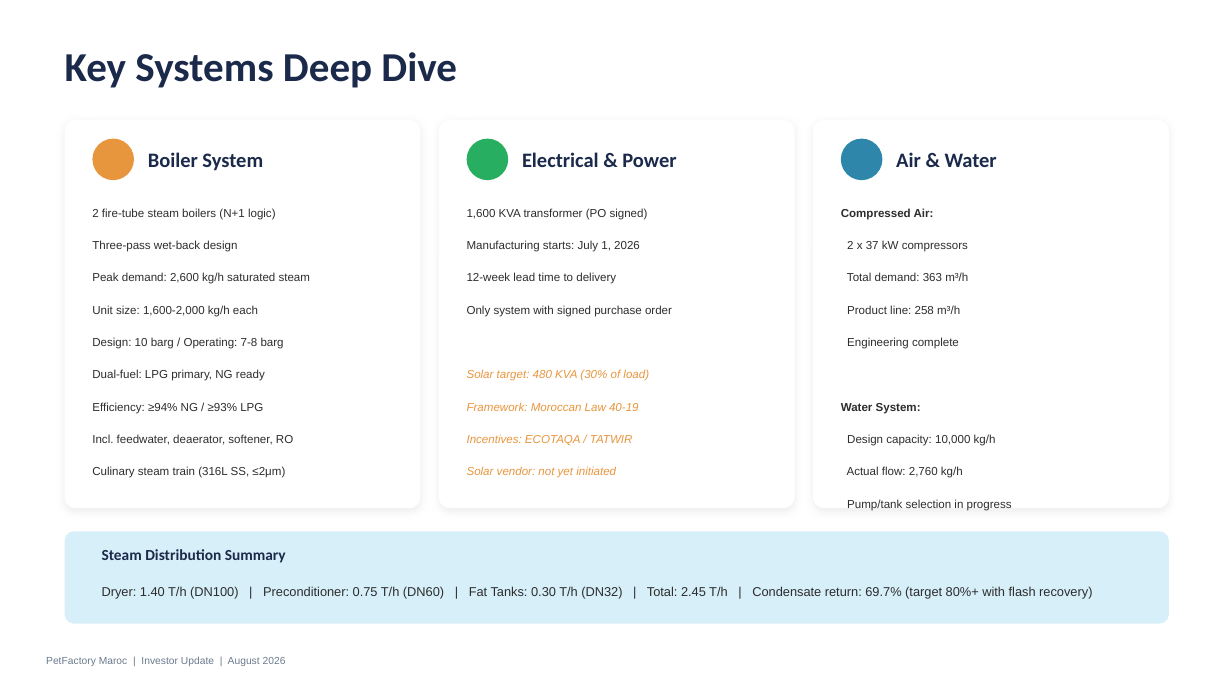
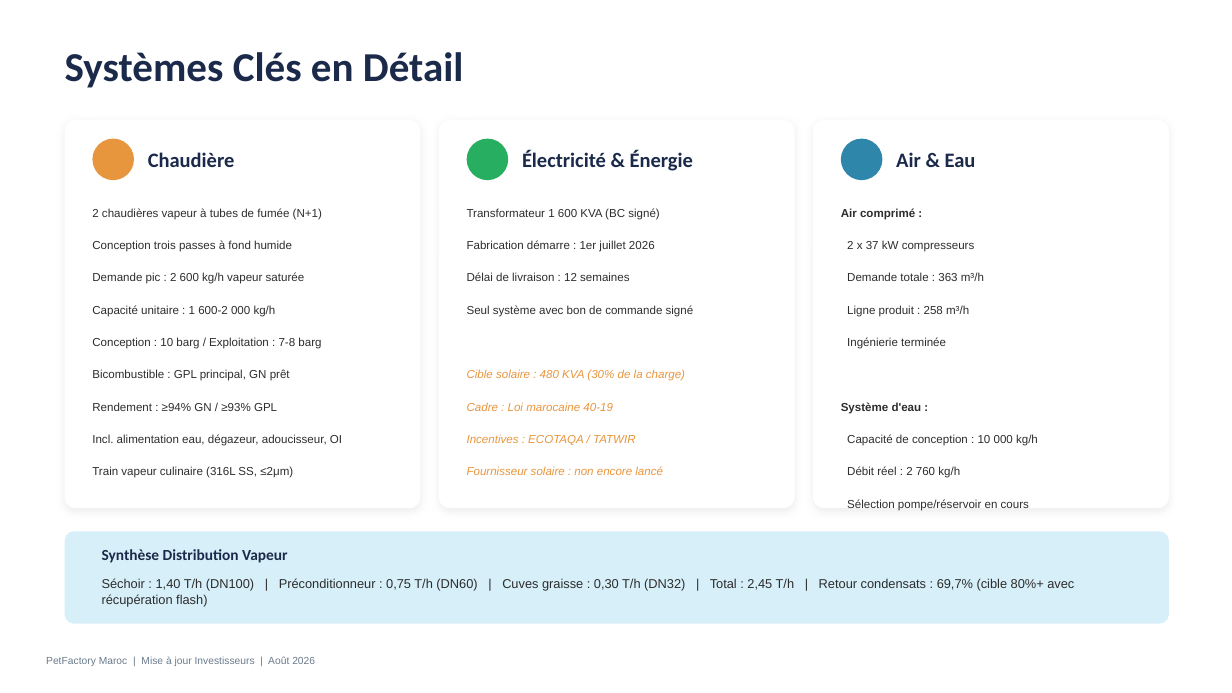
Before and after one commit to Elmouage17/petfactory-morocco, a slide deck: slide 6 of PetFactory_Infrastructure_Investor_Deck.pptx. Drawn at 1232x693 pixels with LibreOffice and Linux fonts; fonts in the diff are those of the drawing. Boxes give left, top, right and bottom in pixels: in the first picture for what was removed or moved away, otherwise in the second. Text is boxed around its words. In the diff, an @@ line names an element or a change of style, - is before the commit and + after.

```diff
--- a/PetFactory_Infrastructure_Investor_Deck.pptx
+++ b/PetFactory_Infrastructure_Investor_Deck.pptx
@@ text at (65, 52, 463, 88): text changed @@
-Key Systems Deep Dive
+Systèmes Clés en Détail
@@ text at (148, 152, 235, 167): text changed @@
-Boiler System
+Chaudière
@@ text at (522, 150, 693, 171): text changed @@
-Electrical & Power
+Électricité & Énergie
@@ text at (896, 152, 976, 167): text changed @@
-Air & Water
+Air & Eau
@@ text at (92, 208, 322, 220): text changed @@
-2 fire-tube steam boilers (N+1 logic)
+2 chaudières vapeur à tubes de fumée (N+1)
@@ text at (467, 208, 659, 220): text changed @@
-1,600 KVA transformer (PO signed)
+Transformateur 1 600 KVA (BC signé)
@@ text at (841, 208, 915, 220): text changed @@
-Compressed Air:
+Air comprimé :
@@ text at (92, 240, 292, 252): text changed @@
-Three-pass wet-back design
+Conception trois passes à fond humide
@@ text at (467, 240, 655, 252): text changed @@
-Manufacturing starts: July 1, 2026
+Fabrication démarre : 1er juillet 2026
@@ text at (847, 240, 975, 252): text changed @@
-2 x 37 kW compressors
+2 x 37 kW compresseurs
@@ text at (92, 272, 305, 284): text changed @@
-Peak demand: 2,600 kg/h saturated steam
+Demande pic : 2 600 kg/h vapeur saturée
@@ text at (467, 272, 629, 281): text changed @@
-12-week lead time to delivery
+Délai de livraison : 12 semaines
@@ text at (847, 272, 984, 281): text changed @@
-Total demand: 363 m³/h
+Demande totale : 363 m³/h
@@ text at (92, 305, 276, 317): text changed @@
-Unit size: 1,600-2,000 kg/h each
+Capacité unitaire : 1 600-2 000 kg/h
@@ text at (467, 305, 694, 317): text changed @@
-Only system with signed purchase order
+Seul système avec bon de commande signé
@@ text at (847, 305, 969, 317): text changed @@
-Product line: 258 m³/h
+Ligne produit : 258 m³/h
@@ text at (92, 337, 321, 349): text changed @@
-Design: 10 barg / Operating: 7-8 barg
+Conception : 10 barg / Exploitation : 7-8 barg
@@ text at (847, 337, 946, 349): text changed @@
-Engineering complete
+Ingénierie terminée
@@ text at (92, 369, 290, 381): text changed @@
-Dual-fuel: LPG primary, NG ready
+Bicombustible : GPL principal, GN prêt
@@ text at (467, 369, 685, 381): text changed @@
-Solar target: 480 KVA (30% of load)
+Cible solaire : 480 KVA (30% de la charge)
@@ text at (92, 402, 277, 411): text changed @@
-Efficiency: ≥94% NG / ≥93% LPG
+Rendement : ≥94% GN / ≥93% GPL
@@ text at (467, 402, 613, 411): text changed @@
-Framework: Moroccan Law 40-19
+Cadre : Loi marocaine 40-19
@@ text at (841, 402, 922, 414): text changed @@
-Water System:
+Système d'eau :
@@ text at (92, 434, 342, 446): text changed @@
-Incl. feedwater, deaerator, softener, RO
+Incl. alimentation eau, dégazeur, adoucisseur, OI
@@ text at (467, 434, 636, 445): spaces changed @@
-Incentives: ECOTAQA / TATWIR
+Incentives : ECOTAQA / TATWIR
@@ text at (847, 434, 1038, 446): text changed @@
-Design capacity: 10,000 kg/h
+Capacité de conception : 10 000 kg/h
@@ text at (92, 466, 293, 478): text changed @@
-Culinary steam train (316L SS, ≤2μm)
+Train vapeur culinaire (316L SS, ≤2μm)
@@ text at (467, 466, 663, 475): text changed @@
-Solar vendor: not yet initiated
+Fournisseur solaire : non encore lancé
@@ text at (847, 466, 960, 478): text changed @@
-Actual flow: 2,760 kg/h
+Débit réel : 2 760 kg/h
@@ text at (847, 499, 1029, 511): text changed @@
-Pump/tank selection in progress
+Sélection pompe/réservoir en cours
@@ text at (102, 549, 288, 563): text changed @@
-Steam Distribution Summary
+Synthèse Distribution Vapeur
@@ text at (102, 578, 1074, 607): text changed @@
-Dryer: 1.40 T/h (DN100) | Preconditioner: 0.75 T/h (DN60) | Fat Tanks: 0.30 T/h (DN32) | Total: 2.45 T/h | Condensate return: 69.7% (target 80%+ with flash recovery)
+Séchoir : 1,40 T/h (DN100) | Préconditionneur : 0,75 T/h (DN60) | Cuves graisse : 0,30 T/h (DN32) | Total : 2,45 T/h | Retour condensats : 69,7% (cible 80%+ avec récupération flash)
@@ text at (46, 656, 315, 666): text changed @@
-PetFactory Maroc | Investor Update | August 2026
+PetFactory Maroc | Mise à jour Investisseurs | Août 2026
```
Also in this commit, not shown: 8 other slides changed, 3 slides added, 3 slides removed, 1 other file.
